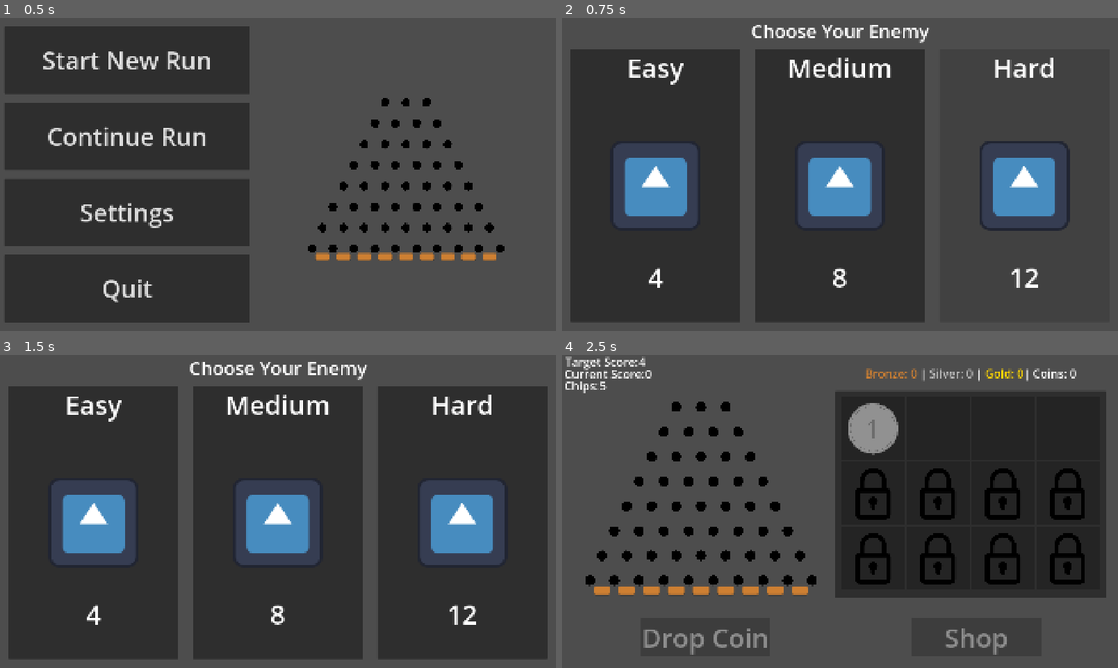
Above: before the commit, frames 1-4 (two rows, left to right).
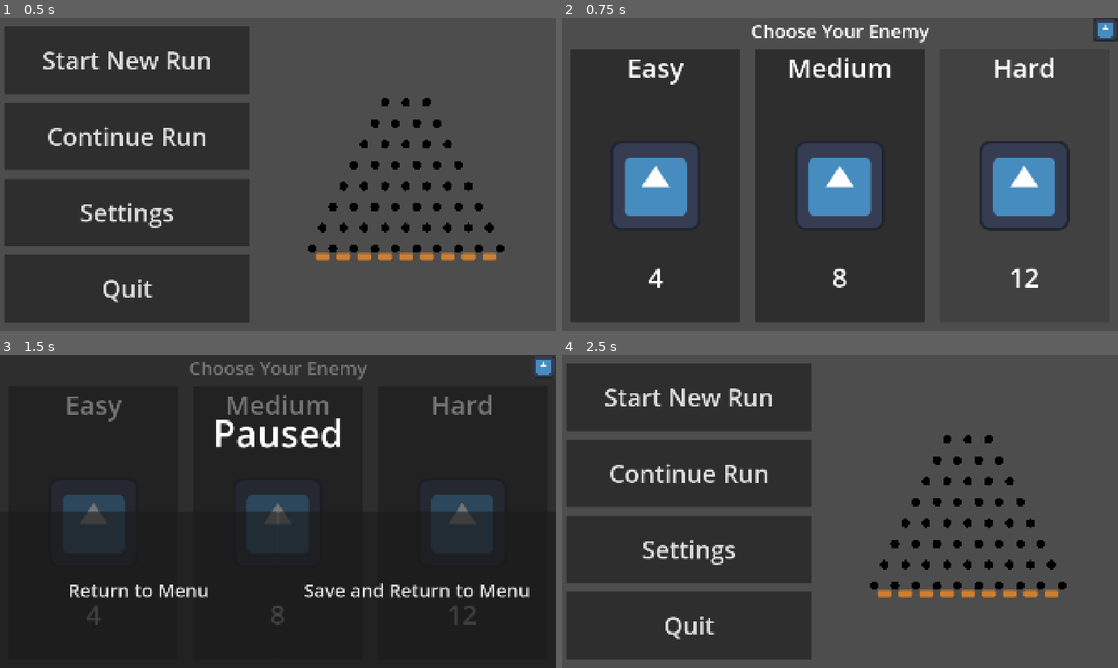
Above: after the commit, the same moments.

Repository: LicasBenjamin/PlinkoMerge
Game: Godot game, scene res://Scenes/MainMenu.tscn
Same seed, same stepped clock (60 frames per second), same inputs: the game is played once before the commit and once after it. The engine's default icon, where the game draws it, is replaced by a stand-in: a white triangle on a blue panel in a dark square.
Inputs (mouse positions are in pixels of both pictures, inside the frame that each line leads up to):
- Up to frame 1 (0.5 s): no input
- Up to frame 2 (0.75 s): click "Start New Run" at 0.5 s
- Up to frame 3 (1.5 s): click (544, 367) at 1.27 s
- Up to frame 4 (2.5 s): click (701, 589) at 2 s, where only the run after the commit has a clickable "Return to Menu"

Frame 1 is identical in both runs. In frame 2, 0.2% of the frame differs, in the area x 95-100%, y 0-8%; in frame 3, 36%; in frame 4, 69%, in the area x 0-98%, y 0-98%.

Commit message:
Added Menu Screens
Added in a pause menu and game over screen that both function to take in back and forth and end after a loss. I also started on save setting work but am only halfway through that, check devlog Oct 2nd for more info on that.

Diff:
--- /dev/null
+++ b/Scenes/game_over_menu.gd
@@ -0,0 +1,10 @@
+extends Panel
+
+@export var pause_button : Button
+
+func _ready() -> void:
+	GameManager.notify_loss.connect(on_lost_game)
+
+func on_lost_game():
+	visible = true
+	pause_button.visible = false
--- a/Scenes/main_scene.tscn
+++ b/Scenes/main_scene.tscn
@@ -6,9 +6,11 @@
 [ext_resource type="Resource" uid="uid://cb7jpw52whiux" path="res://Resources/Coins/coin_1.tres" id="2_76v2p"]
 [ext_resource type="Script" uid="uid://b16eonnme31ei" path="res://Scripts/spawner.gd" id="3_jv6wh"]
 [ext_resource type="PackedScene" uid="uid://bj8ofle1ijvu6" path="res://Scenes/coin.tscn" id="3_x6ack"]
+[ext_resource type="Script" uid="uid://cplhdfk8f8aa" path="res://Scenes/pause_menu.gd" id="4_oyb3p"]
 [ext_resource type="PackedScene" uid="uid://cpk0xd8au4lg0" path="res://Scenes/inventory.tscn" id="4_x6ack"]
 [ext_resource type="Script" uid="uid://cgvcyxg8e7wti" path="res://Scripts/main_menu_ui.gd" id="5_6ev3c"]
 [ext_resource type="Script" uid="uid://dq25441jdwh4e" path="res://Scripts/drop_coin_button.gd" id="6_drdnd"]
+[ext_resource type="Script" uid="uid://dy0se0wbm780e" path="res://Scenes/game_over_menu.gd" id="6_jvnna"]
 [ext_resource type="PackedScene" uid="uid://rqoa1pd317tb" path="res://Scenes/shop_slot.tscn" id="6_maf8m"]
 [ext_resource type="Resource" uid="uid://bwexl6mv4q0d8" path="res://Resources/Upgrades/unlock_inventory_slot.tres" id="7_huasi"]
 [ext_resource type="Resource" uid="uid://ceb813jhl4e2p" path="res://Resources/Upgrades/purchase_coin.tres" id="9_mai8y"]
@@ -17,6 +19,7 @@
 [ext_resource type="PackedScene" uid="uid://wfk0or284x7b" path="res://Scenes/enemy_option.tscn" id="15_gnsmo"]
 [ext_resource type="Script" uid="uid://dm8sxwerhk56k" path="res://Scenes/enemy_selection.gd" id="15_psl12"]
 [ext_resource type="Script" uid="uid://k0y3lhxgm4bg" path="res://Scripts/enemy_data.gd" id="16_psl12"]
+[ext_resource type="Texture2D" uid="uid://5uk2od67x4us" path="res://Assets/icon.svg" id="18_2ebs2"]
 
 [sub_resource type="Animation" id="Animation_6ev3c"]
 length = 0.001
@@ -111,6 +114,92 @@
 [node name="AnimationPlayer" type="AnimationPlayer" parent="Camera2D" unique_id=1167078286]
 libraries/ = SubResource("AnimationLibrary_huasi")
 
+[node name="OverlayUI" type="CanvasLayer" parent="Camera2D" unique_id=61713980]
+
+[node name="PauseBackground" type="Panel" parent="Camera2D/OverlayUI" unique_id=842573961]
+visible = false
+anchors_preset = 15
+anchor_right = 1.0
+anchor_bottom = 1.0
+grow_horizontal = 2
+grow_vertical = 2
+script = ExtResource("4_oyb3p")
+
+[node name="VBoxContainer" type="VBoxContainer" parent="Camera2D/OverlayUI/PauseBackground" unique_id=1977728611]
+layout_mode = 1
+anchors_preset = 15
+anchor_right = 1.0
+anchor_bottom = 1.0
+grow_horizontal = 2
+grow_vertical = 2
+
+[node name="PauseLabel" type="Label" parent="Camera2D/OverlayUI/PauseBackground/VBoxContainer" unique_id=818081497]
+layout_mode = 2
+size_flags_horizontal = 4
+size_flags_vertical = 6
+theme_override_font_sizes/font_size = 128
+text = "Paused"
+
+[node name="HBoxContainer" type="HBoxContainer" parent="Camera2D/OverlayUI/PauseBackground/VBoxContainer" unique_id=1598959944]
+layout_mode = 2
+size_flags_vertical = 3
+
+[node name="MainMenuButton" type="Button" parent="Camera2D/OverlayUI/PauseBackground/VBoxContainer/HBoxContainer" unique_id=1079640301]
+layout_mode = 2
+size_flags_horizontal = 3
+theme_override_font_sizes/font_size = 64
+text = "Return to Menu"
+
+[node name="SaveAndQuitButton" type="Button" parent="Camera2D/OverlayUI/PauseBackground/VBoxContainer/HBoxContainer" unique_id=427759211]
+layout_mode = 2
+size_flags_horizontal = 3
+theme_override_font_sizes/font_size = 64
+text = "Save and Return to Menu"
+
+[node name="PauseButton" type="Button" parent="Camera2D/OverlayUI" unique_id=2123410659]
+anchors_preset = -1
+anchor_left = 0.95625
+anchor_right = 1.0
+anchor_bottom = 0.075925924
+grow_horizontal = 0
+icon = ExtResource("18_2ebs2")
+expand_icon = true
+
+[node name="GameOverBackground" type="Panel" parent="Camera2D/OverlayUI" unique_id=1671658899 node_paths=PackedStringArray("pause_button")]
+visible = false
+anchors_preset = 15
+anchor_right = 1.0
+anchor_bottom = 1.0
+grow_horizontal = 2
+grow_vertical = 2
+script = ExtResource("6_jvnna")
+pause_button = NodePath("../PauseButton")
+
+[node name="VBoxContainer" type="VBoxContainer" parent="Camera2D/OverlayUI/GameOverBackground" unique_id=2035230713]
+layout_mode = 1
+anchors_preset = 15
+anchor_right = 1.0
+anchor_bottom = 1.0
+grow_horizontal = 2
+grow_vertical = 2
+
+[node name="GameOverLabel" type="Label" parent="Camera2D/OverlayUI/GameOverBackground/VBoxContainer" unique_id=1568261941]
+layout_mode = 2
+size_flags_horizontal = 4
+size_flags_vertical = 6
+theme_override_font_sizes/font_size = 128
+text = "Game Over"
+
+[node name="HBoxContainer" type="HBoxContainer" parent="Camera2D/OverlayUI/GameOverBackground/VBoxContainer" unique_id=1427991739]
+layout_mode = 2
+size_flags_vertical = 3
+
+[node name="MainMenuButton" type="Button" parent="Camera2D/OverlayUI/GameOverBackground/VBoxContainer/HBoxContainer" unique_id=275509401]
+layout_mode = 2
+size_flags_horizontal = 3
+theme_override_font_sizes/font_size = 64
+text = "Return to Menu"
+
 [node name="PlinkoMachine" parent="." unique_id=1008166058 instance=ExtResource("1_6l7je")]
 position = Vector2(480, 184)
 scale = Vector2(1.7796879, 1.7796879)
@@ -307,6 +396,10 @@
 size_flags_horizontal = 3
 enemy_data = SubResource("Resource_2ebs2")
 
+[connection signal="pressed" from="Camera2D/OverlayUI/PauseBackground/VBoxContainer/HBoxContainer/MainMenuButton" to="Camera2D/OverlayUI/PauseBackground" method="return_to_menu"]
+[connection signal="pressed" from="Camera2D/OverlayUI/PauseBackground/VBoxContainer/HBoxContainer/SaveAndQuitButton" to="Camera2D/OverlayUI/PauseBackground" method="save_and_quit"]
+[connection signal="pressed" from="Camera2D/OverlayUI/PauseButton" to="Camera2D/OverlayUI/PauseBackground" method="toggle_pause_menu"]
+[connection signal="pressed" from="Camera2D/OverlayUI/GameOverBackground/VBoxContainer/HBoxContainer/MainMenuButton" to="Camera2D/OverlayUI/PauseBackground" method="return_to_menu"]
 [connection signal="pressed" from="Spawner/coin_drop_button" to="Spawner" method="_on_drop_coin_button_pressed"]
 [connection signal="timeout" from="Spawner/coin_drop_button/Timer" to="Spawner/coin_drop_button" method="_on_timer_timeout"]
 [connection signal="update_coin" from="UI/Inventory" to="Spawner" method="_update_coin"]
--- /dev/null
+++ b/Scenes/pause_menu.gd
@@ -0,0 +1,26 @@
+extends Panel
+
+func toggle_pause_menu():
+	visible = false if visible else true
+
+func return_to_menu():
+	get_tree().change_scene_to_file("res://Scenes/MainMenu.tscn")
+
+func save_and_quit():
+	#needs to save the coins, round number, enemy values, later on shop unlocks, and inventory unlocks
+	var config = ConfigFile.new()
+	config.set_value("player", "coins", Currency.coin)
+	pass
+
+#func save_data():
+#	var config = ConfigFile.new()
+#	config.set_value("player", "coins", coins)
+#	config.set_value("player", "highest_round", highest_round)
+#	config.save("user://save.cfg")
+
+#func load_data():
+#	var config = ConfigFile.new()
+#	var err = config.load("user://save.cfg")
+#	if err == OK:
+#		coins = config.get_value("player", "coins", 0)
+#		highest_round = config.get_value("player", "highest_round", 1)
--- a/Scripts/Game_Manager.gd
+++ b/Scripts/Game_Manager.gd
@@ -10,6 +10,8 @@
 signal update_UI(current_score : int, target_score : int)
 #Chip Spawned
 signal chip_spawned
+#Notify Game Loss
+signal notify_loss
 ##Incoming Signals
 #Chip Landed
 
@@ -32,6 +34,8 @@
 var target_score := 1
 #Remaining Chips
 var remaining_chips = total_chips
+#Chips in play
+var chips_dropping = 0
 
 ##Global Functions
 #Start Round
@@ -42,6 +46,7 @@
 	current_state = State.Playing
 	target_score = enemy.target_score
 	remaining_chips = total_chips
+	chips_dropping = 0
 	#emit signals for round start and update UI
 	chip_spawned.emit()
 	round_started.emit()
@@ -60,14 +65,19 @@
 	if(current_state == State.Idle):
 		return
 	current_score += score
+
+	chips_dropping -= 1
 	update_UI.emit(current_score, target_score)
 
 	if(current_score >= target_score):
 		end_round()
+	if(chips_dropping == 0 && current_score < target_score):
+		notify_loss.emit()
 
 func request_chip():
 	if remaining_chips == 0:
 		return false
 	remaining_chips -= 1
+	chips_dropping += 1
 	chip_spawned.emit()
 	return true
--- a/Scripts/award_area.gd
+++ b/Scripts/award_area.gd
@@ -9,6 +9,7 @@
 @export var goldLabel : StyleBoxFlat
 
 signal update_ui
+signal notify_loss
 
 # Called when the node enters the scene tree for the first time.
 func _ready() -> void:
Not shown, added: Scenes/game_over_menu.gd.uid
Not shown, added: Scenes/pause_menu.gd.uid
